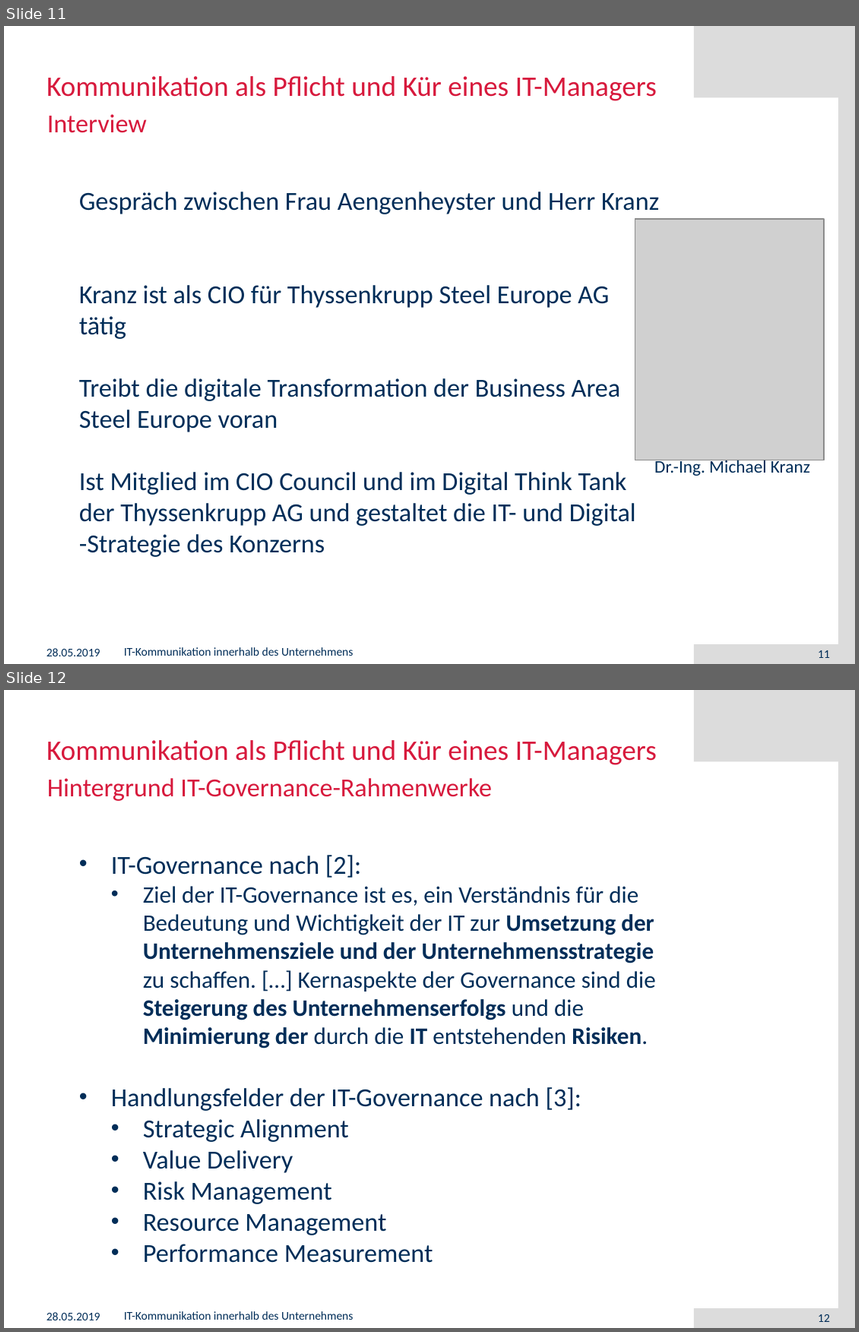
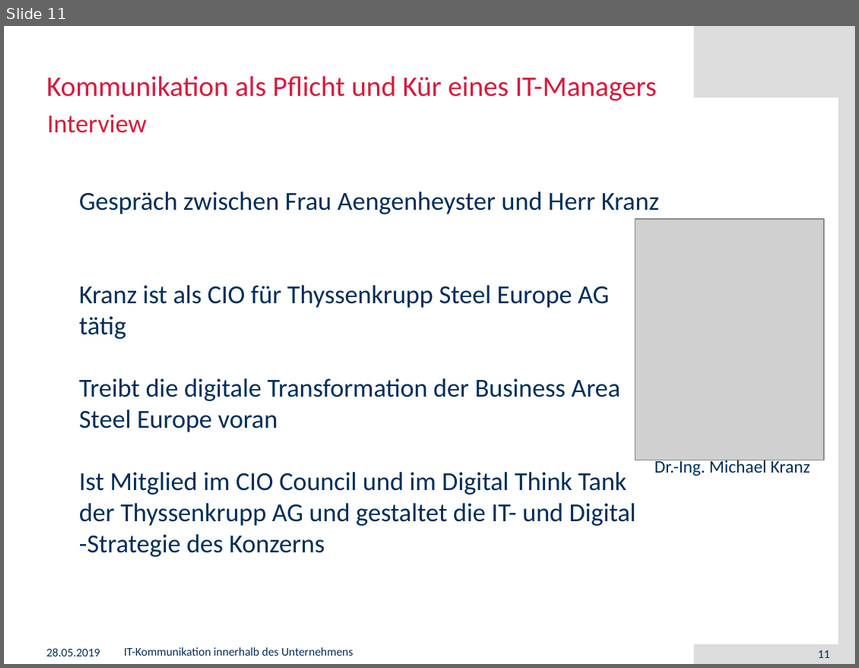
Before and after one commit to muensto/itm_vortrag_1233, a slide deck: 20190528.pptx. Shown one above the other, each under a label of ours: slides 11 and 12 before the commit, slide 11 after it. The pictures are 859x1332 and 859x668 pixels, drawn with LibreOffice and Linux fonts; fonts in the diff are those of the drawing; grey boxes stand for pictures; background and template pictures are left out. Boxes give left, top, right and bottom in pixels: in the first picture for what was removed or moved away, otherwise in the second. Text is boxed around its words. In the diff, an @@ line names an element or a change of style, - is before the commit and + after.

Commit message:
removed it-governance from slides

```diff
--- a/20190528.pptx
+++ b/20190528.pptx
@@ slide 12 removed at (4, 690, 855, 1328), background #FFFFFF; not listed: 3 template elements that a slide beside it also shows @@
@@ title removed at (47, 740, 657, 765) @@
-Kommunikation als Pflicht und Kür eines IT-Managers
@@ text removed at (47, 778, 492, 801) @@
-Hintergrund IT-Governance-Rahmenwerke
@@ text removed at (111, 855, 656, 1263) @@
-• IT-Governance nach [2]:
-  • Ziel der IT-Governance ist es, ein Verständnis für die Bedeutung und Wichtigkeit der IT zur Umsetzung der Unternehmensziele und der Unternehmensstrategie zu schaffen. […] Kernaspekte der Governance sind die Steigerung des Unternehmenserfolgs und die Minimierung der durch die IT entstehenden Risiken.
-• Handlungsfelder der IT-Governance nach [3]:
-  • Strategic Alignment
-  • Value Delivery
-  • Risk Management
-  • Resource Management
-  • Performance Measurement
@@ text removed at (47, 1312, 101, 1321) @@
-28.05.2019
@@ text removed at (124, 1312, 353, 1320) @@
-IT-Kommunikation innerhalb des Unternehmens
@@ page number removed at (818, 1315, 830, 1322) @@
-12
```
Also in this commit, not shown: 1 slide changed.
